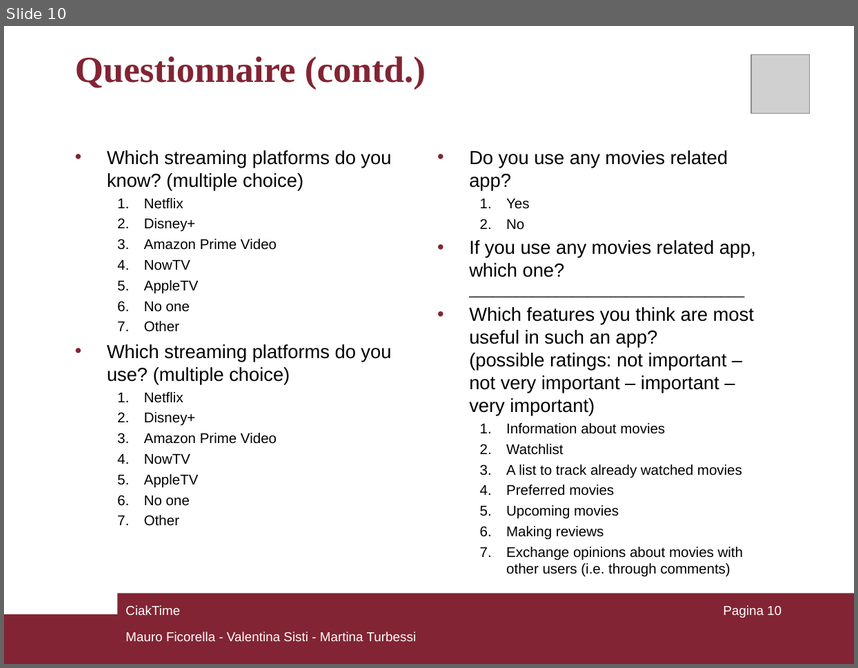
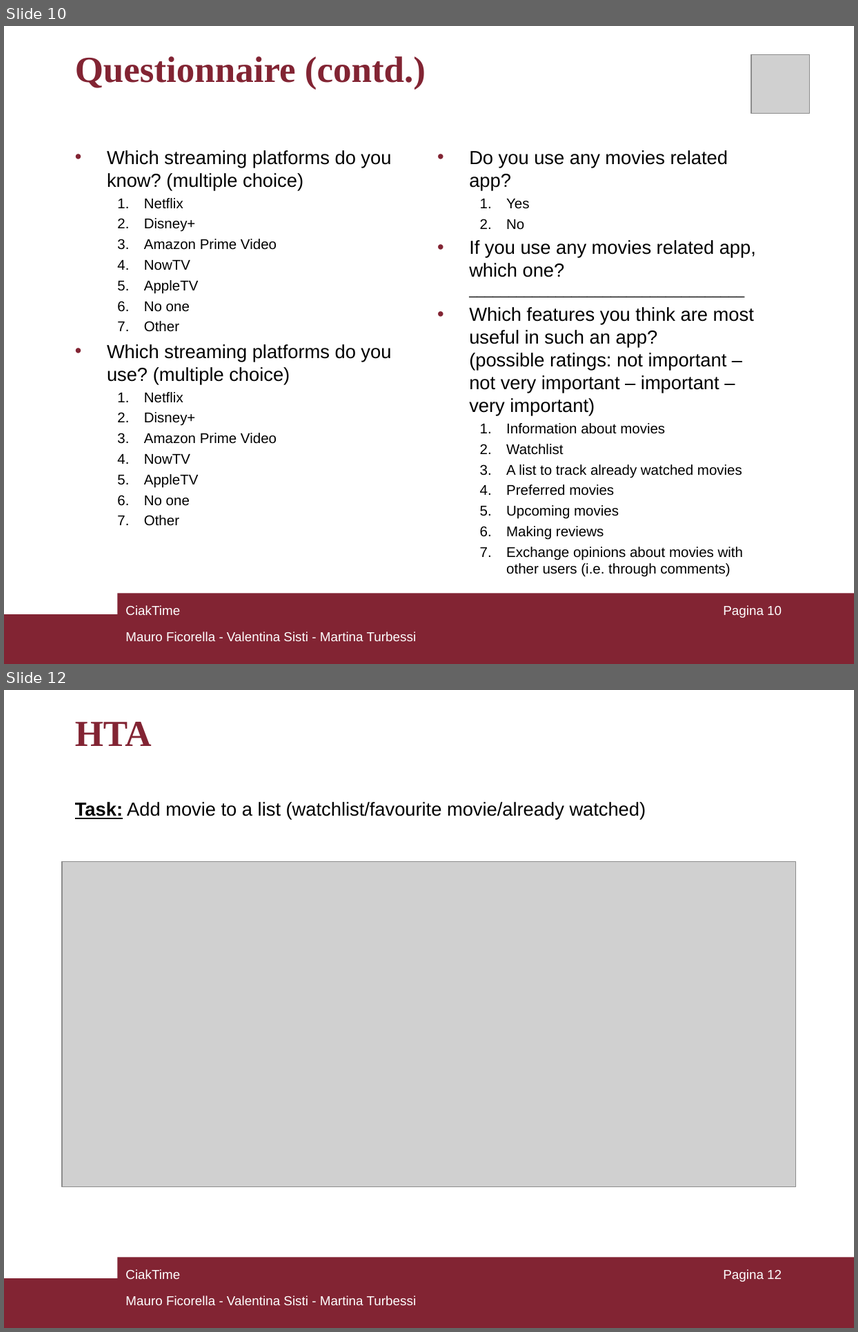
Before and after one commit to mauroficorella/Human-Computer-Interaction, a slide deck: Documentazione/CiakTime_HCI.ppt. Shown one above the other, each under a label of ours: slide 10 before the commit, slides 10 and 12 after it; the slides between them are not shown. The pictures are 858x668 and 858x1332 pixels, drawn with LibreOffice and Linux fonts; fonts in the diff are those of the drawing; grey boxes stand for pictures. Boxes give left, top, right and bottom in pixels: in the first picture for what was removed or moved away, otherwise in the second. Text is boxed around its words. In the diff, an @@ line names an element or a change of style, - is before the commit and + after.

```diff
--- a/Documentazione/CiakTime_HCI.ppt
+++ b/Documentazione/CiakTime_HCI.ppt
@@ slide 12 added at bbox=[4, 690, 854, 1328], background #FFFFFF; not listed: 2 template elements that a slide beside it also shows @@
@@ text added at bbox=[75, 722, 152, 746], 31 pt, text #822433, bold @@
+HTA
@@ text added at bbox=[75, 802, 646, 820], 16 pt, text #000000 @@
+Task: Add movie to a list (watchlist/favourite movie/already watched)
@@ picture added at bbox=[62, 862, 796, 1186] @@
@@ text added at bbox=[125, 1269, 180, 1279], 11 pt, text #FFFFFF @@
+CiakTime
@@ page number added at bbox=[723, 1269, 782, 1281], 11 pt, text #FFFFFF @@
+Pagina 12
@@ text added at bbox=[125, 1295, 417, 1305], 11 pt, text #FFFFFF @@
+Mauro Ficorella - Valentina Sisti - Martina Turbessi
```
Also in this commit, not shown: 1 other slide added, 1 other file.
